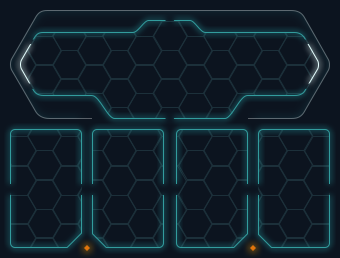
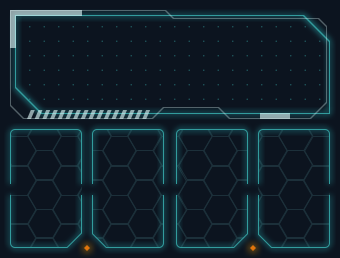
Layers edited between the first and the second 340 x 258 image:
added layer "Forme 2" (60%) in group "top" over [10, 10, 290, 119]
added layer "Forme 1 copie" (32%) in group "top" over [10, 10, 327, 119]
added layer "Forme 1" in group "top" over [15, 15, 330, 114]
renamed "border ext" to "dots", opacity 32% → 50%, painted on it over [10, 10, 330, 119]
removed layer "border int white" from group "top" over [20, 44, 319, 84]
removed layer "border int blue" from group "top" over [31, 20, 307, 119]
removed group "glow" (1st of 2, in "top") (1 layers) from group "top" over [9, 10, 330, 119]
removed layer "glow" (2nd of 2, in "top" › "glow") from group "glow" over [9, 10, 330, 119]
moved "grid" into group "bottom" over [9, 9, 336, 125]
